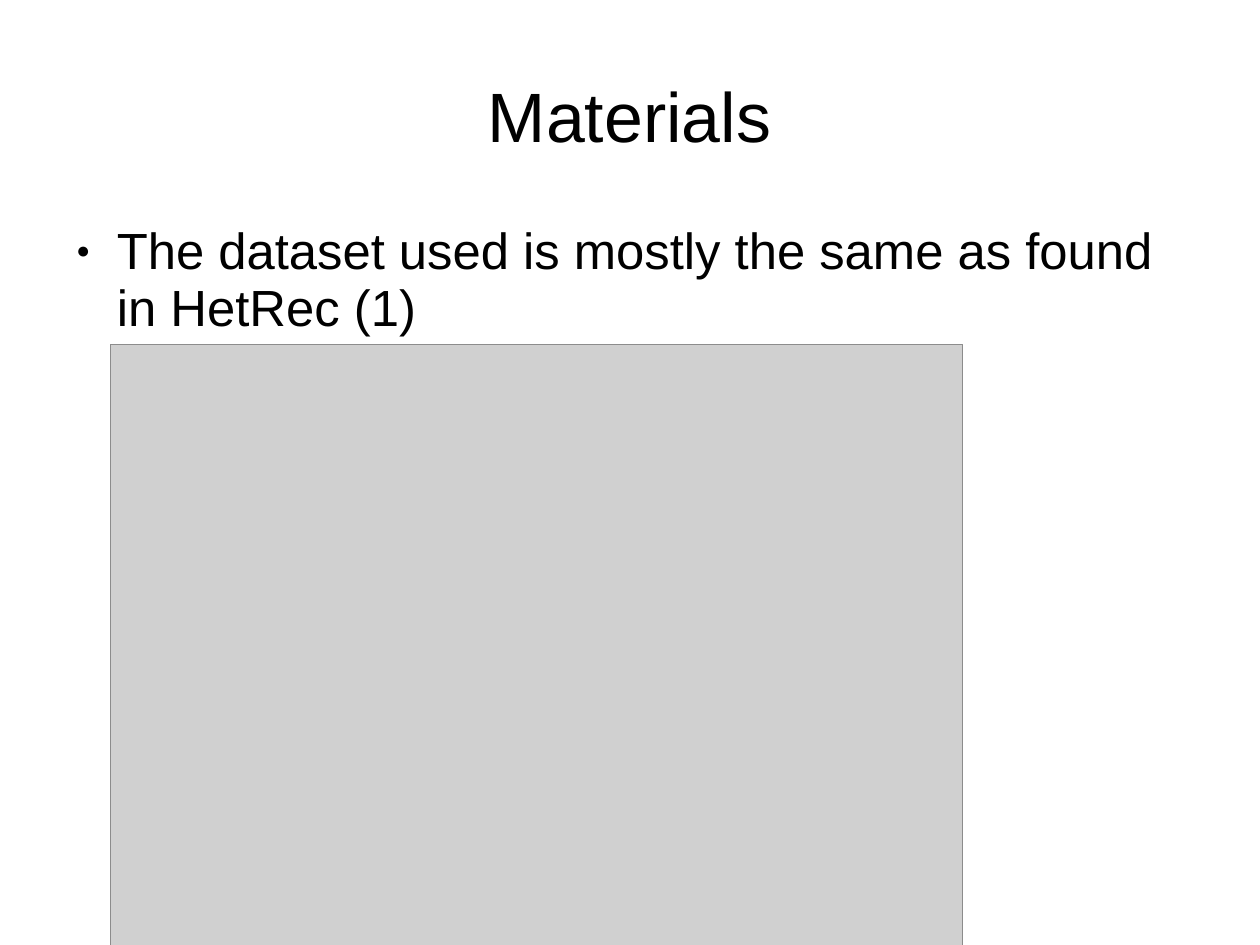
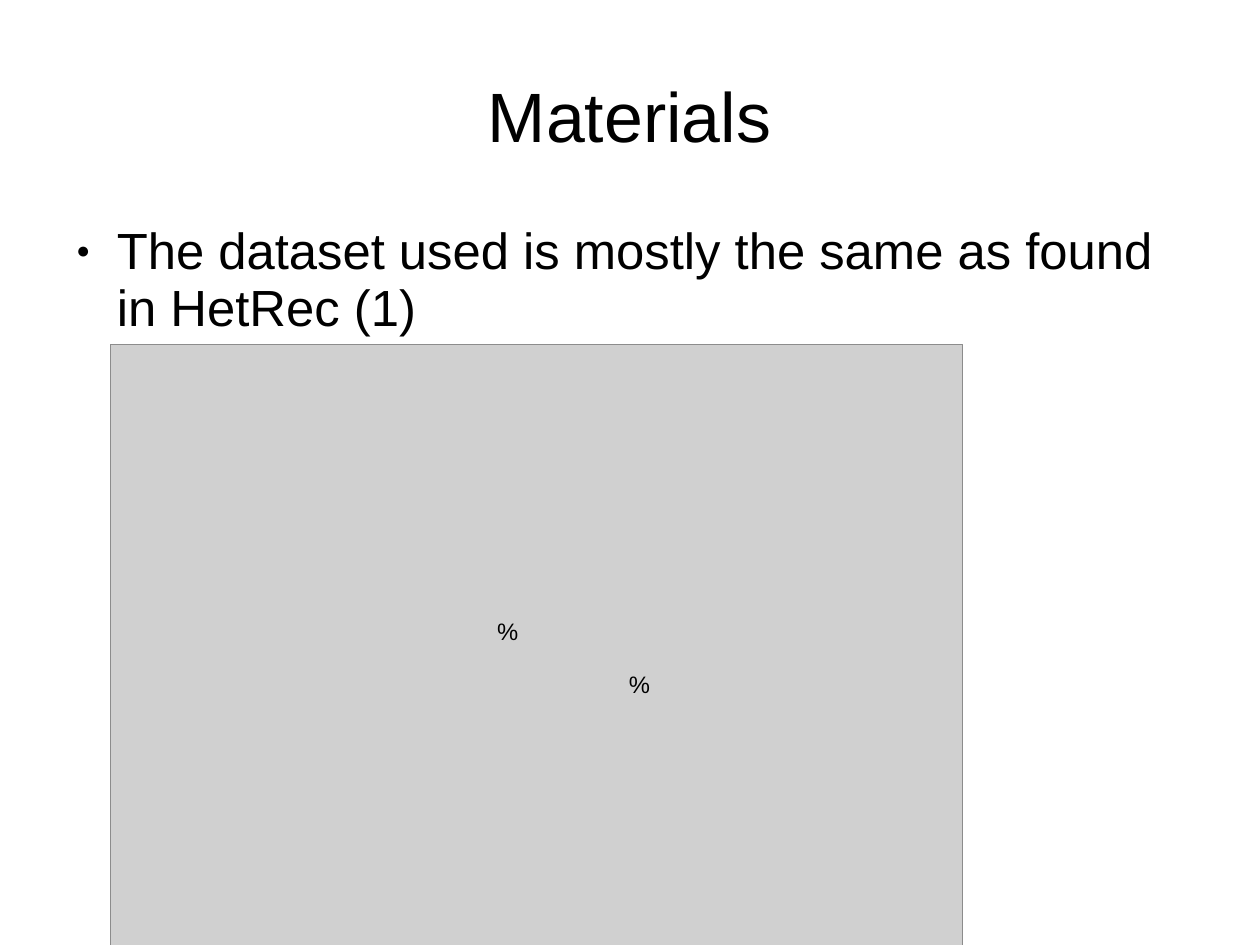
Before and after one commit to nvtslot/IR-recommender-lastfm, a slide deck: slide 4 of presentation.ppt. Drawn at 1260x945 pixels with LibreOffice and Linux fonts; fonts in the diff are those of the drawing; grey boxes stand for pictures. Boxes give left, top, right and bottom in pixels: in the first picture for what was removed or moved away, otherwise in the second. Text is boxed around its words. In the diff, an @@ line names an element or a change of style, - is before the commit and + after.

```diff
--- a/presentation.ppt
+++ b/presentation.ppt
@@ text added at (x1=486, y1=612, x2=675, y2=719), 15 pt, text #000000 @@
+%
+%
```
